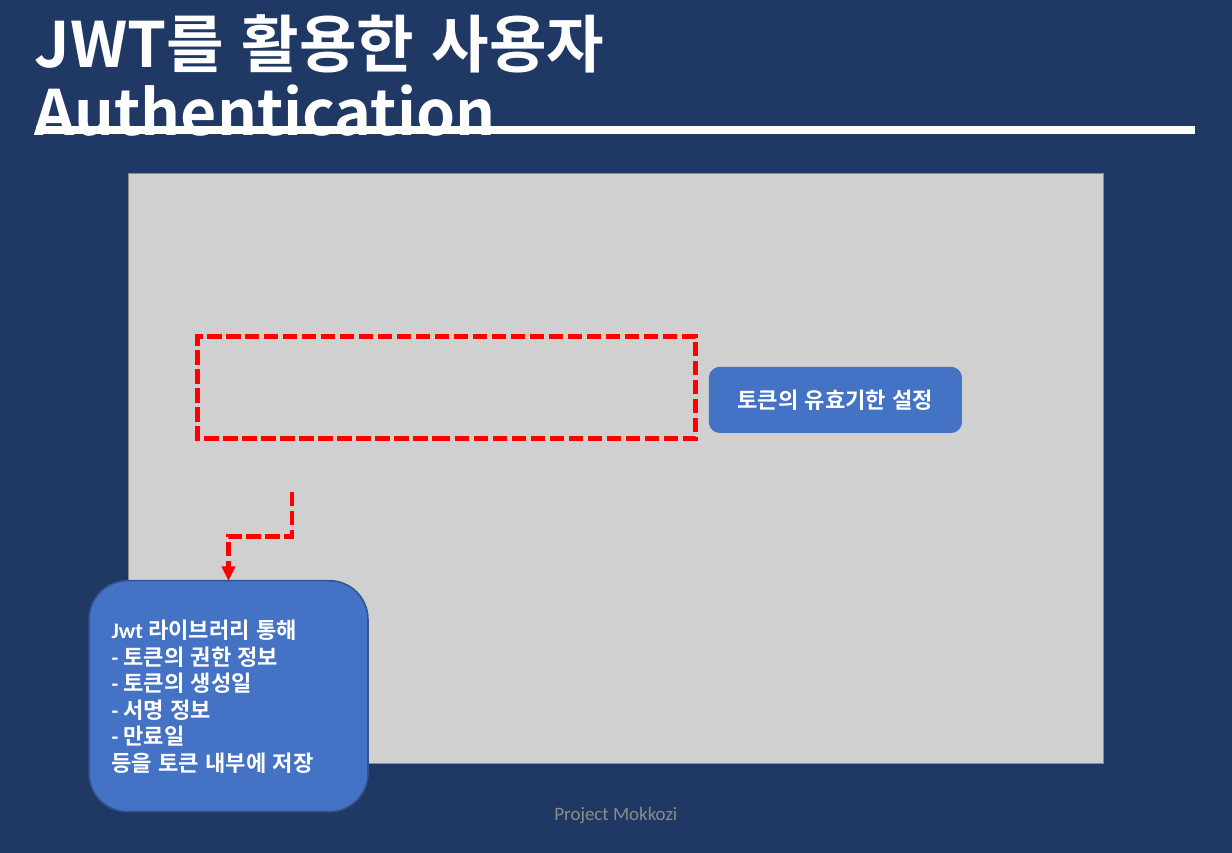
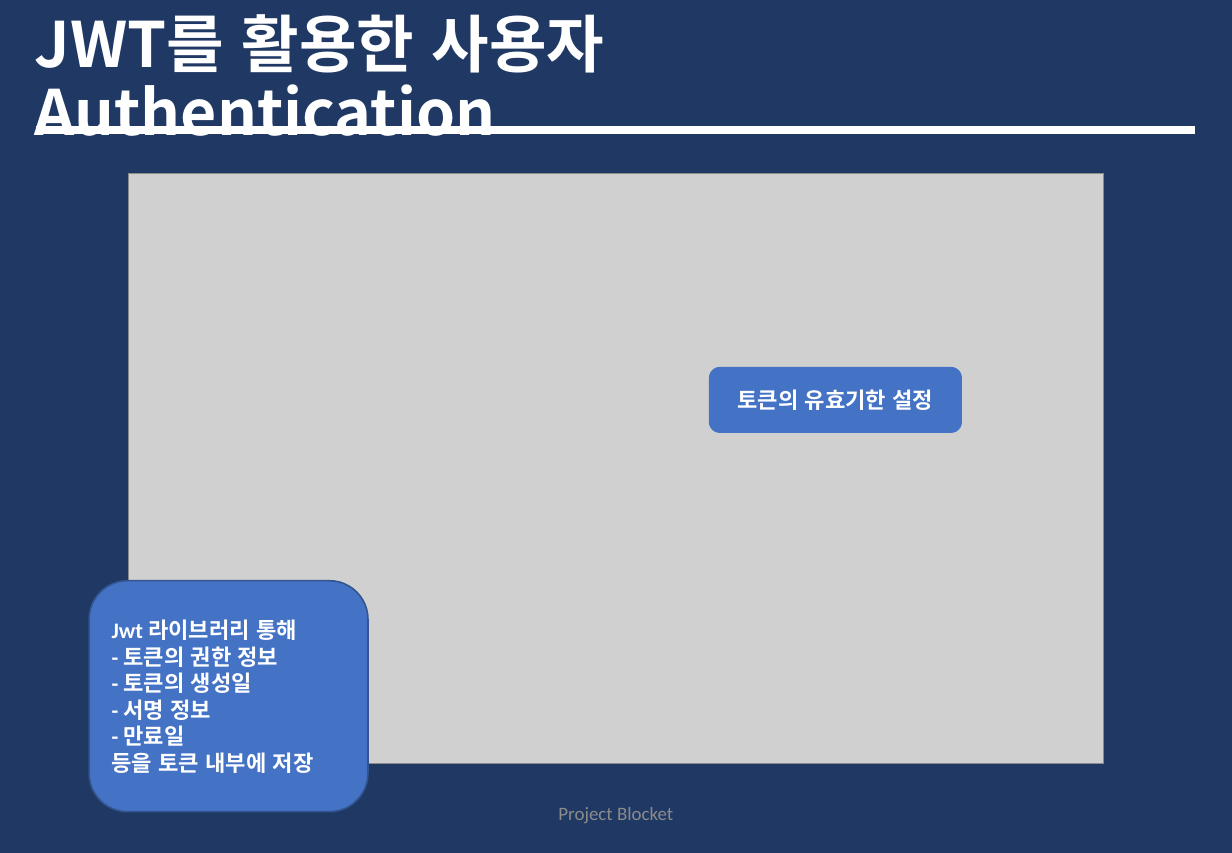
Before and after one commit to tofan0412/Algorithm, a slide deck: slide 13 of 취준/조웅현 포트폴리오.pptx (slide 12 before the commit). Drawn at 1232x853 pixels with LibreOffice and Linux fonts; fonts in the diff are those of the drawing; grey boxes stand for pictures. Boxes give left, top, right and bottom in pixels: in the first picture for what was removed or moved away, otherwise in the second. Text is boxed around its words. In the diff, an @@ line names an element or a change of style, - is before the commit and + after.

```diff
--- a/취준/조웅현 포트폴리오.pptx
+++ b/취준/조웅현 포트폴리오.pptx
@@ rectangle removed at (198, 337, 696, 438) @@
@@ elbow arrow removed from (292, 491) to (229, 581) @@
@@ text at (558, 807, 673, 823): text changed @@
-Project Mokkozi
+Project Blocket
```
Also in this commit, not shown: 13 other slides changed, 13 slides added.
